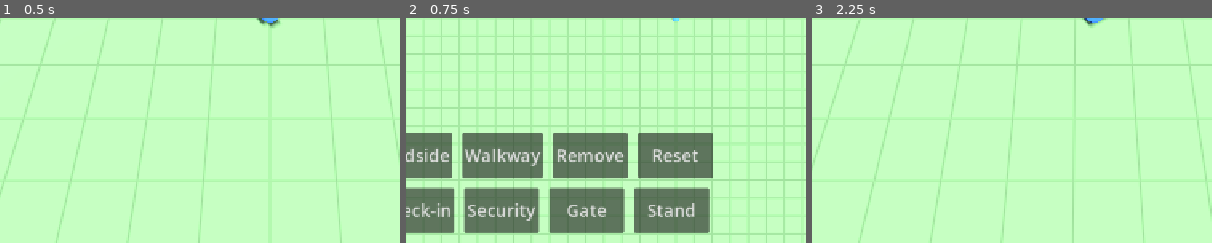
Above: before the commit, frames 1-3 (left to right).
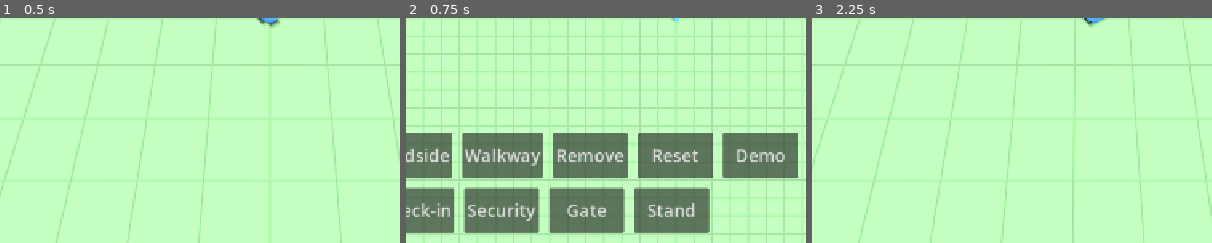
Above: after the commit, the same moments.

Repository: jakobmaier16-pixel/airport-idle
Game: Godot game, scene res://scenes/main/main.tscn
Two runs of this game, one before a commit and one after it. Both use one fixed random seed, a clock stepped at 60 frames per second and the inputs below.
Inputs (mouse positions are % of the whole screen's width and height, from its top left):
- Up to frame 1 (0.5 s): no input
- Up to frame 2 (0.75 s): click "Build" at 0.5 s
- Up to frame 3 (2.25 s): click "Manager" at 1.25 s; tap Enter at 2 s; move the mouse to (72, 45) at 2.02 s; hold D (move_right) from 2.03 s (still down); click (72, 45) at 2.17 s
The pictures show only the part of the screen within x 16-66%, y 50-100%; the shares and areas given below are measured in that part.

Frame 1 is identical in both runs. In frame 2, 3.8% of the frame differs, in the area x 79-98%, y 51-72%; in frame 3, nothing differs.

Commit message:
Open test builds with a ready-made showcase airport after each update
- ShowcaseAirport: one layout using every feature (also used by tests
  and screenshots), with a passenger warm-up so it is busy right away
- SaveGame stores the build stamp; the first start of a new export
  (debug builds only) replaces the map with the showcase
- Demo button (debug builds, two taps) reloads the showcase anytime
- Tests: showcase uses every building type, new/same/dev export
  behaviour, Demo button

Co-Authored-By: Claude Opus 5.5 <noreply@anthropic.com>

Diff:
--- a/scenes/main/main.gd
+++ b/scenes/main/main.gd
@@ -24,12 +24,19 @@
 	_hud.done_pressed.connect(_build_mode.cancel_tool)
 	_build_mode.tool_changed.connect(_hud.set_tool_state)
 	_hud.reset_confirmed.connect(_on_reset_confirmed)
+	_hud.showcase_confirmed.connect(_on_showcase_confirmed)
 	_set_view(View.MANAGER)
 
 
 # Clears the map and reloads the scene, so every visual is rebuilt from the (now empty) simulation.
 func _on_reset_confirmed() -> void:
 	SaveGame.reset_game()
+	get_tree().reload_current_scene()
+
+
+# Loads the ready-made showcase airport and reloads the scene to rebuild every visual.
+func _on_showcase_confirmed() -> void:
+	SaveGame.load_showcase()
 	get_tree().reload_current_scene()
 
 
--- a/scenes/ui/hud.gd
+++ b/scenes/ui/hud.gd
@@ -12,13 +12,13 @@
 signal done_pressed
 ## The player confirmed resetting the map (test builds only).
 signal reset_confirmed
+## The player confirmed loading the showcase airport (test builds only).
+signal showcase_confirmed
 
 ## Smallest size for touch buttons, in UI pixels (Apple recommends at least 44 pt).
 const BUTTON_MIN_SIZE: Vector2 = Vector2(120, 72)
-## Written by tools/export_ios.sh; missing when running from the editor.
-const BUILD_INFO_PATH: String = "res://build_info.gd"
-## How long the Reset button waits for the confirming second tap.
-const RESET_CONFIRM_TIME: float = 3.0
+## How long Reset / Demo wait for the confirming second tap.
+const CONFIRM_TIME: float = 3.0
 
 var _build_view_open: bool = false
 var _tool: BuildMode.Tool = BuildMode.Tool.NONE
@@ -36,6 +36,7 @@
 @onready var _build_label: Label = $SafeArea/BuildLabel
 @onready var _status_label: Label = $SafeArea/StatusLabel
 @onready var _reset_button: Button = $SafeArea/BuildMenu/PaintButtons/ResetButton
+@onready var _demo_button: Button = $SafeArea/BuildMenu/PaintButtons/DemoButton
 
 
 func _ready() -> void:
@@ -52,9 +53,11 @@
 	_cancel_button.pressed.connect(cancel_pressed.emit)
 	_place_button.pressed.connect(place_pressed.emit)
 	_done_button.pressed.connect(done_pressed.emit)
-	# Resetting is a testing aid, so it only exists in debug builds (including device test builds).
+	# Reset and Demo are testing aids, so they only exist in debug builds (including device test builds).
 	_reset_button.visible = OS.is_debug_build()
-	_reset_button.pressed.connect(_on_reset_pressed)
+	_demo_button.visible = OS.is_debug_build()
+	_reset_button.pressed.connect(_on_confirm_button_pressed.bind(_reset_button, "Reset", reset_confirmed))
+	_demo_button.pressed.connect(_on_confirm_button_pressed.bind(_demo_button, "Demo", showcase_confirmed))
 	_update_visibility()
 	_show_build_info()
 
@@ -104,24 +107,21 @@
 	_done_button.visible = painting
 
 
-# First tap arms the button, a second tap within a few seconds resets. No dialog needed.
-func _on_reset_pressed() -> void:
-	if _reset_button.text == "Reset":
-		_reset_button.text = "Tap again"
-		# A signal connection (unlike await) is dropped automatically if the HUD is freed meanwhile.
-		get_tree().create_timer(RESET_CONFIRM_TIME).timeout.connect(_disarm_reset)
+# For buttons that replace the map: the first tap arms the button, a second tap within a few
+# seconds confirms. No dialog needed.
+func _on_confirm_button_pressed(button: Button, label: String, confirmed: Signal) -> void:
+	if button.text == label:
+		button.text = "Tap again"
+		# A connection to a method (unlike await) is dropped automatically if the HUD is freed meanwhile.
+		get_tree().create_timer(CONFIRM_TIME).timeout.connect(_disarm.bind(button, label))
 	else:
-		reset_confirmed.emit()
+		confirmed.emit()
 
 
-func _disarm_reset() -> void:
-	_reset_button.text = "Reset"
+func _disarm(button: Button, label: String) -> void:
+	button.text = label
 
 
 # Shows which export is running, so a stale build on the device is easy to spot.
 func _show_build_info() -> void:
-	var text := "dev"
-	if ResourceLoader.exists(BUILD_INFO_PATH):
-		var info := load(BUILD_INFO_PATH) as GDScript
-		text = info.get_script_constant_map().get("TEXT", text)
-	_build_label.text = "build " + text
+	_build_label.text = "build " + BuildStamp.text()
--- a/scenes/ui/hud.tscn
+++ b/scenes/ui/hud.tscn
@@ -93,6 +93,12 @@
 focus_mode = 0
 text = "Reset"
 
+[node name="DemoButton" type="Button" parent="SafeArea/BuildMenu/PaintButtons"]
+custom_minimum_size = Vector2(120, 72)
+layout_mode = 2
+focus_mode = 0
+text = "Demo"
+
 [node name="BuildingButtons" type="HBoxContainer" parent="SafeArea/BuildMenu"]
 layout_mode = 2
 mouse_filter = 2
--- a/scripts/autoload/save_game.gd
+++ b/scripts/autoload/save_game.gd
@@ -2,6 +2,8 @@
 ## Saves and loads the airport automatically (design doc §5), registered as the autoload "SaveGame".
 ## Loads at startup; saves shortly after every change and right away when the app goes to the
 ## background or closes. There is no manual save.
+## Test builds: the first start after a new export loads the showcase airport instead
+## (see ShowcaseAirport), so the newest features are ready to try without building by hand.
 
 ## Bump when the save format changes in a way older code can't read.
 const FORMAT_VERSION: int = 1
@@ -14,6 +16,11 @@
 var enabled: bool = true
 ## Where the game is saved. Tests point this at a separate file.
 var save_path: String = "user://savegame.json"
+## The running export (see BuildStamp), stored in the save to detect the first start after an update.
+var build_stamp: String = BuildStamp.DEV
+
+# Stamp of the export that wrote the loaded save.
+var _saved_build: String = ""
 
 var _dirty: bool = false
 var _time_until_save: float = 0.0
@@ -22,7 +29,10 @@
 
 func _ready() -> void:
 	enabled = not OS.get_cmdline_user_args().has(NO_SAVE_FLAG)
+	build_stamp = BuildStamp.text()
 	load_game()
+	if enabled and OS.is_debug_build():
+		load_showcase_if_new_build()
 	Airport.layout_changed.connect(_on_airport_changed)
 
 
@@ -47,6 +57,7 @@
 		return
 	var data := Airport.save_state()
 	data["version"] = FORMAT_VERSION
+	data["build"] = build_stamp
 	# Write to a temporary file first, then swap it in, so a crash mid-save can't corrupt the save.
 	var temp_path := save_path + ".tmp"
 	var file := FileAccess.open(temp_path, FileAccess.WRITE)
@@ -65,11 +76,31 @@
 	if not data is Dictionary or int(data.get("version", 0)) != FORMAT_VERSION:
 		push_warning("Save game is unreadable or from an incompatible version; starting fresh.")
 		return
+	_saved_build = str(data.get("build", ""))
 	_loading = true
 	var skipped := Airport.load_state(data)
 	_loading = false
 	if skipped > 0:
 		push_warning("%d saved buildings no longer fit and were skipped." % skipped)
+
+
+## On the first start of a new export (test builds only), replaces the map with the showcase
+## airport. Running from the editor ("dev") never does. Returns true if the showcase was loaded.
+func load_showcase_if_new_build() -> bool:
+	if build_stamp == BuildStamp.DEV or build_stamp == _saved_build:
+		return false
+	load_showcase()
+	return true
+
+
+## Replaces the map with the showcase airport and saves it. The caller reloads the scene
+## if the game is already running, to rebuild the visuals.
+func load_showcase() -> void:
+	_loading = true
+	ShowcaseAirport.build()
+	_loading = false
+	_saved_build = build_stamp
+	save_now()
 
 
 ## Deletes the save and clears the airport. The caller reloads the scene to rebuild the visuals.
--- /dev/null
+++ b/scripts/dev/build_stamp.gd
@@ -0,0 +1,15 @@
+class_name BuildStamp
+extends RefCounted
+## Which export is running: the stamp written by tools/export_ios.sh ("commit · time"),
+## or "dev" when running from the editor or a plain Godot run.
+
+const DEV: String = "dev"
+## Written by tools/export_ios.sh; missing when running from the editor.
+const PATH: String = "res://build_info.gd"
+
+
+static func text() -> String:
+	if not ResourceLoader.exists(PATH):
+		return DEV
+	var info := load(PATH) as GDScript
+	return info.get_script_constant_map().get("TEXT", DEV)
--- /dev/null
+++ b/scripts/dev/showcase_airport.gd
@@ -0,0 +1,40 @@
+class_name ShowcaseAirport
+extends RefCounted
+## A ready-made airport that uses every current feature, so updates can be tried on the device
+## without building by hand. Test builds load it on the first start after each new export
+## (see SaveGame); the tests and screenshots use the same layout.
+## **When a feature is added, add it here too**, so the newest feature is visible after an update.
+
+## Builds the showcase into an empty airport. `warm_up_seconds` lets passengers flow for a while
+## first, so the airport is already busy when the player looks at it.
+static func build(warm_up_seconds: float = 60.0) -> void:
+	Airport.reset()
+	var catalog := Airport.CATALOG
+
+	# Zones: landside in the north, airside in the south (security sits on the border).
+	Airport.paint_zone(_cells(Vector2i(8, 31), Vector2i(49, 25)), AirportGrid.Zone.AIRSIDE)
+
+	# Walkways: a landside hall and an airside walkway along the gates.
+	Airport.paint_walkway(_cells(Vector2i(18, 21), Vector2i(28, 7)), true)
+	Airport.paint_walkway(_cells(Vector2i(10, 31), Vector2i(44, 3)), true)
+
+	# Passenger route: Entrance -> Check-in -> Security -> Gate -> Stand.
+	Airport.place_building(catalog.find(&"entrance"), Vector2i(30, 19), 0)
+	Airport.place_building(catalog.find(&"check_in"), Vector2i(20, 22), 2)
+	Airport.place_building(catalog.find(&"check_in"), Vector2i(39, 22), 2)
+	Airport.place_building(catalog.find(&"security"), Vector2i(30, 28), 0)
+	Airport.place_building(catalog.find(&"gate"), Vector2i(14, 34), 0)
+	Airport.place_building(catalog.find(&"gate"), Vector2i(42, 34), 0)
+	Airport.place_building(catalog.find(&"aircraft_stand"), Vector2i(10, 39), 0)
+	Airport.place_building(catalog.find(&"aircraft_stand"), Vector2i(38, 39), 0)
+
+	for i in int(warm_up_seconds / Airport.SIM_STEP):
+		Airport.passenger_flow.tick(Airport.SIM_STEP)
+
+
+static func _cells(origin: Vector2i, size: Vector2i) -> Array[Vector2i]:
+	var result: Array[Vector2i] = []
+	for y in size.y:
+		for x in size.x:
+			result.append(origin + Vector2i(x, y))
+	return result
--- /dev/null
+++ b/tests/cases/test_10_showcase.gd
@@ -0,0 +1,83 @@
+extends TestCase
+## The showcase airport: test builds open with it after each update (scripts/dev/showcase_airport.gd).
+
+const TEST_SAVE: String = "user://test_savegame.json"
+
+
+func _use_test_save(stamp: String) -> void:
+	SaveGame.save_path = TEST_SAVE
+	SaveGame.enabled = true
+	SaveGame.build_stamp = stamp
+
+
+func _restore_save_settings() -> void:
+	SaveGame.reset_game()
+	SaveGame.enabled = false
+	SaveGame.save_path = "user://savegame.json"
+	SaveGame.build_stamp = BuildStamp.DEV
+
+
+func test_showcase_uses_every_building_type() -> void:
+	ShowcaseAirport.build(0.0)
+	var used: Dictionary[StringName, bool] = {}
+	for building in Airport.buildings:
+		used[building.type.id] = true
+	for type in Airport.CATALOG.types:
+		check(used.has(type.id), "showcase contains a %s (add new buildings to the showcase!)" % type.display_name)
+
+
+func test_showcase_is_complete_and_busy() -> void:
+	ShowcaseAirport.build()
+	check(Airport.passenger_flow.route_problem.is_empty(), "complete route: %s" % Airport.passenger_flow.route_problem)
+	check(Airport.passenger_flow.passengers.size() > 5, "passengers already walking after the warm-up")
+	for building in Airport.buildings:
+		var problem := Airport.connection_problem(building.type, building.origin_cell, building.rotation_steps)
+		check(problem.is_empty(), "%s connected: %s" % [building.type.display_name, problem])
+
+
+func test_new_export_replaces_map_with_showcase() -> void:
+	_use_test_save("abc1234 · old")
+	Airport.place_building(type_of(&"check_in"), Vector2i(5, 5), 0)
+	SaveGame.save_now()
+
+	SaveGame.build_stamp = "def5678 · new"
+	Airport.reset()
+	SaveGame.load_game()
+	check_eq(Airport.buildings.size(), 1, "own save loads first")
+	check(SaveGame.load_showcase_if_new_build(), "new export loads the showcase")
+	check_eq(Airport.buildings.size(), 8, "showcase replaced the map")
+
+	# Next start of the same export: keep what the player built since.
+	Airport.place_building(type_of(&"check_in"), Vector2i(2, 2), 0)
+	SaveGame.save_now()
+	Airport.reset()
+	SaveGame.load_game()
+	check(not SaveGame.load_showcase_if_new_build(), "same export keeps the save")
+	check_eq(Airport.buildings.size(), 9, "player's additions kept")
+	_restore_save_settings()
+
+
+func test_editor_runs_never_replace_the_map() -> void:
+	_use_test_save(BuildStamp.DEV)
+	Airport.place_building(type_of(&"check_in"), Vector2i(5, 5), 0)
+	SaveGame.save_now()
+	Airport.reset()
+	SaveGame.load_game()
+	check(not SaveGame.load_showcase_if_new_build(), "'dev' never loads the showcase")
+	check_eq(Airport.buildings.size(), 1, "own map kept")
+	_restore_save_settings()
+
+
+func test_demo_button_needs_two_taps() -> void:
+	await start_game()
+	await open_build_view()
+	# Don't let the real handler reload the scene (that would reload the test runner).
+	hud().showcase_confirmed.disconnect(main._on_showcase_confirmed)
+	var confirmed := [0]
+	hud().showcase_confirmed.connect(func() -> void: confirmed[0] += 1)
+	var button := ui("BuildMenu/PaintButtons/DemoButton") as Button
+	check(button.visible, "demo button visible in debug builds")
+	await press(button)
+	check_eq(confirmed[0], 0, "first tap only arms it")
+	await press(button)
+	check_eq(confirmed[0], 1, "second tap loads the showcase")
--- a/tests/test_case.gd
+++ b/tests/test_case.gd
@@ -218,16 +218,6 @@
 	return Airport.CATALOG.find(id)
 
 
-## The reference airport (same layout as tools/screenshots.sh), built directly in the simulation.
+## The showcase airport (scripts/dev/showcase_airport.gd), without passengers yet.
 func build_reference_airport() -> void:
-	Airport.paint_zone(cells(Vector2i(8, 31), Vector2i(49, 25)), AirportGrid.Zone.AIRSIDE)
-	Airport.paint_walkway(cells(Vector2i(18, 21), Vector2i(28, 7)), true)
-	Airport.paint_walkway(cells(Vector2i(10, 31), Vector2i(44, 3)), true)
-	Airport.place_building(type_of(&"entrance"), Vector2i(30, 19), 0)
-	Airport.place_building(type_of(&"check_in"), Vector2i(20, 22), 2)
-	Airport.place_building(type_of(&"check_in"), Vector2i(39, 22), 2)
-	Airport.place_building(type_of(&"security"), Vector2i(30, 28), 0)
-	Airport.place_building(type_of(&"gate"), Vector2i(14, 34), 0)
-	Airport.place_building(type_of(&"gate"), Vector2i(42, 34), 0)
-	Airport.place_building(type_of(&"aircraft_stand"), Vector2i(10, 39), 0)
-	Airport.place_building(type_of(&"aircraft_stand"), Vector2i(38, 39), 0)
+	ShowcaseAirport.build(0.0)
Not shown, added: scripts/dev/build_stamp.gd.uid
Not shown, added: scripts/dev/showcase_airport.gd.uid
Not shown, added: tests/cases/test_10_showcase.gd.uid
Not shown, changed: CLAUDE.md
